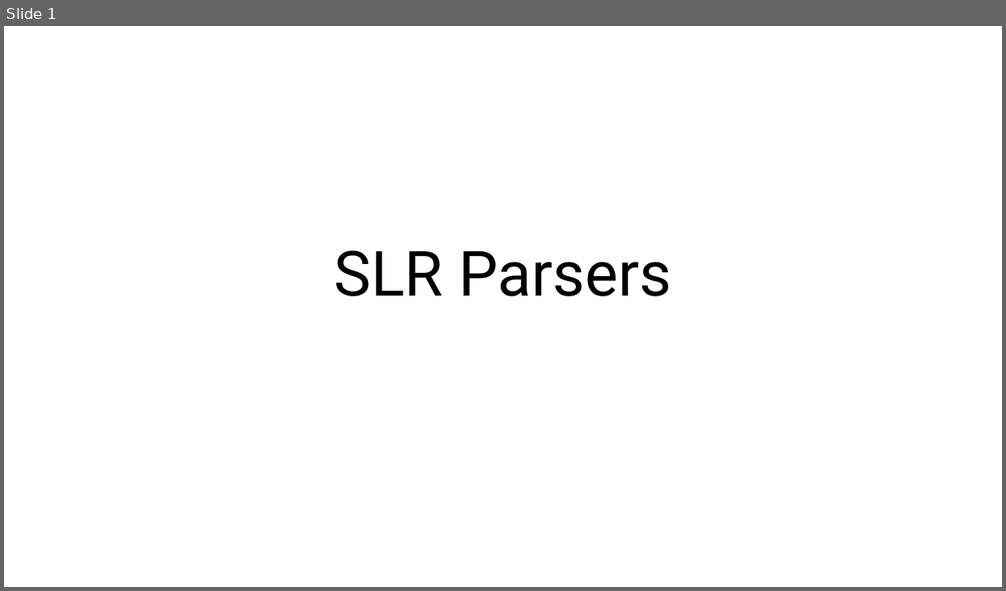
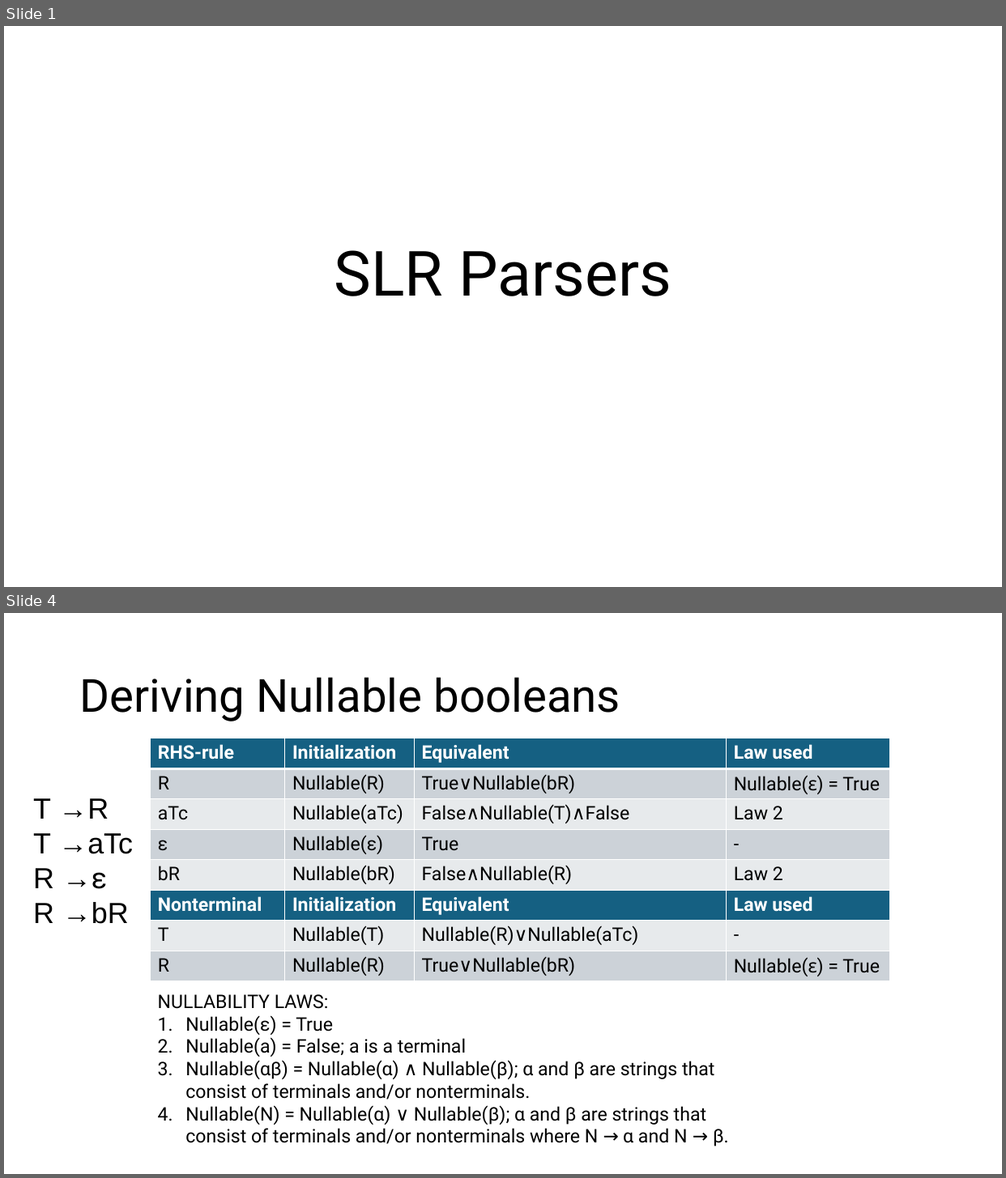
Before and after one commit to Danieldv-s/Research-Materials, a slide deck: Syntax-Analysis/Section2.13Expansion.pptx. Shown one above the other, each under a label of ours: slide 1 before the commit, slides 1 and 4 after it; the slides between them are not shown. The pictures are 1006x591 and 1006x1178 pixels, drawn with LibreOffice and Linux fonts; fonts in the diff are those of the drawing. Boxes give left, top, right and bottom in pixels: in the first picture for what was removed or moved away, otherwise in the second. Text is boxed around its words. In the diff, an @@ line names an element or a change of style, - is before the commit and + after.

Commit message:
Nullable and FIRST complete. Working on FOLLOW

```diff
--- a/Syntax-Analysis/Section2.13Expansion.pptx
+++ b/Syntax-Analysis/Section2.13Expansion.pptx
@@ slide 4 added at box(4, 613, 1002, 1174), background #FFFFFF @@
@@ title added at box(80, 677, 620, 722), 44 pt, text #000000 @@
+Deriving Nullable booleans
@@ table added at box(150, 739, 889, 982), 8 rows, 4 columns @@
+RHS-rule | Initialization | Equivalent | Law used
+R | Nullable(R) | True∨Nullable(bR) | Nullable(ε) = True
+aTc | Nullable(aTc) | False∧Nullable(T)∧False | Law 2
+ε | Nullable(ε) | True | -
+bR | Nullable(bR) | False∧Nullable(R) | Law 2
+Nonterminal | Initialization | Equivalent | Law used
+T | Nullable(T) | Nullable(R)∨Nullable(aTc) | -
+R | Nullable(R) | True∨Nullable(bR) | Nullable(ε) = True
@@ text added at box(33, 798, 133, 924), 28 pt, text #000000 @@
+T →R
+T →aTc
+R →ε
+R →bR
@@ text added at box(158, 995, 729, 1147), 18 pt, text #000000 @@
+NULLABILITY LAWS:
+1. Nullable(ε) = True
+2. Nullable(a) = False; a is a terminal
+3. Nullable(αβ) = Nullable(α) ∧ Nullable(β); α and β are strings that consist of terminals and/or nonterminals.
+4. Nullable(N) = Nullable(α) ∨ Nullable(β); α and β are strings that consist of terminals and/or nonterminals where N → α and N → β.
```
Also in this commit, not shown: 14 slides changed, 14 other slides added.
